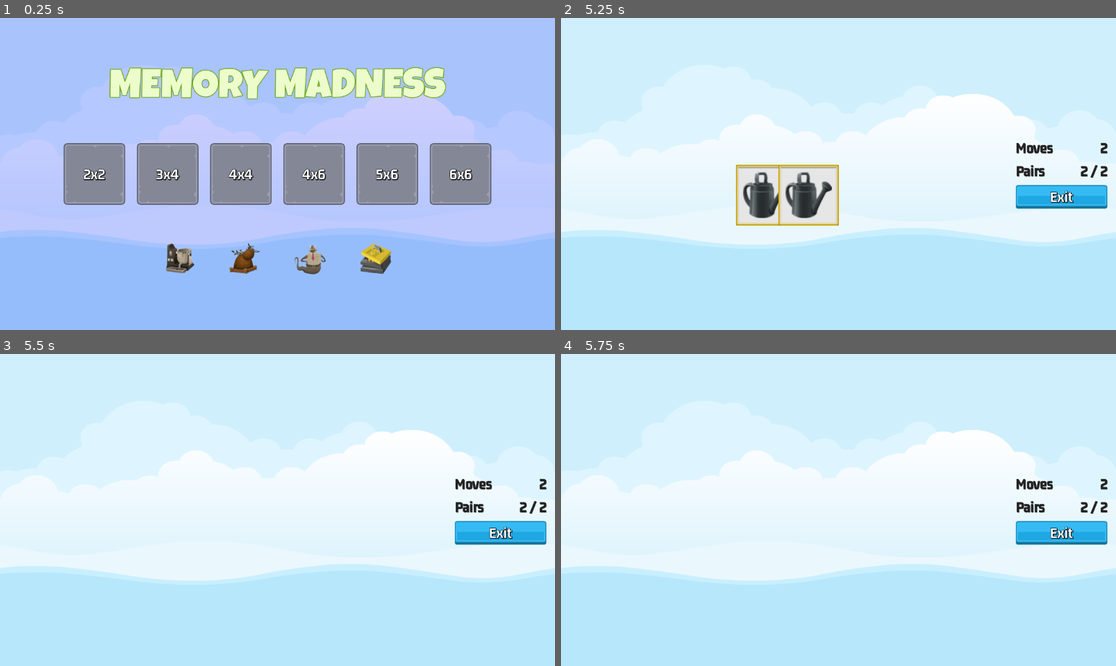
Above: before the commit, frames 1-4 (two rows, left to right).
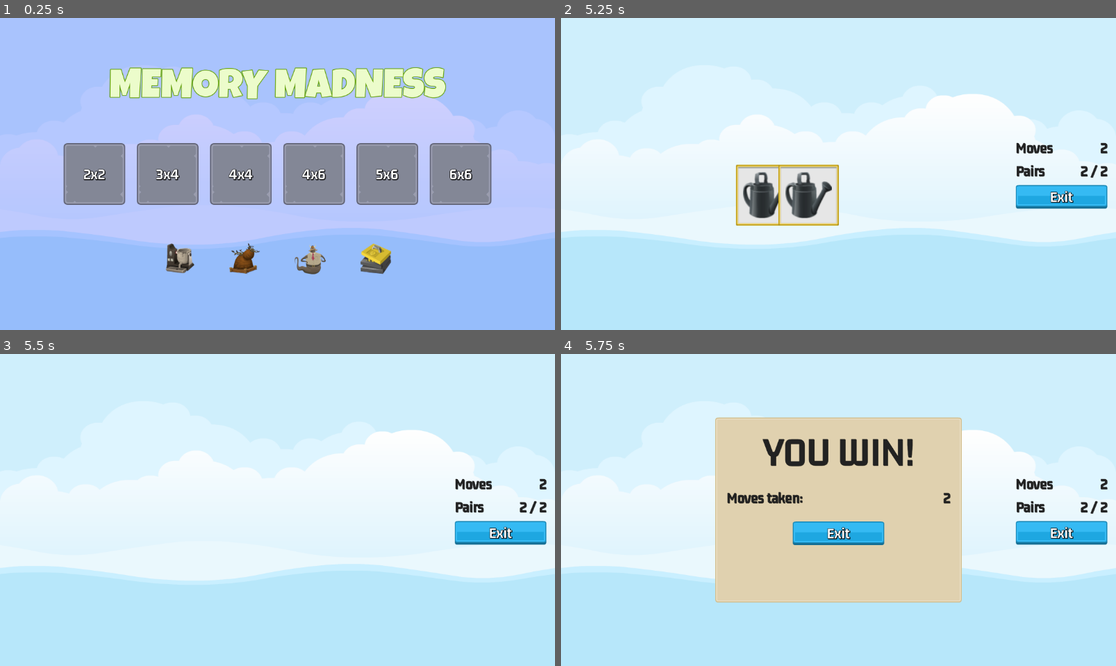
Above: after the commit, the same moments.

Repository: bluewind109/Memory-Madness
Game: Godot game, scene res://master_scene/master_scene.tscn
Two runs of this game, one before a commit and one after it. Both use one fixed random seed, a clock stepped at 60 frames per second and the inputs below.
Inputs (mouse positions are in pixels of both pictures, inside the frame that each line leads up to):
- Up to frame 1 (0.25 s): no input
- Up to frame 2 (5.25 s): click "2x2" at 0.5 s; click (766, 152) at 1.25 s; click (810, 152) at 2.02 s; click (766, 195) at 2.77 s; click (810, 195) at 3.52 s; click (766, 195) at 4.27 s
- Up to frame 3 (5.5 s): no input
- Up to frame 4 (5.75 s): no input

Frames 1-3 are identical in both runs. In frame 4, 26% of the frame differs, in the area x 27-73%, y 20-80%.

Commit message:
Implement game over transition to main

Diff:
--- a/game_over/game_over.gd
+++ b/game_over/game_over.gd
@@ -4,7 +4,11 @@
 
 # Called when the node enters the scene tree for the first time.
 func _ready():
-	pass # Replace with function body.
+	SignalManager.on_game_over.connect(on_game_over)
+
+func on_game_over(moves: int) -> void:
+	moves_taken_label.text = str(moves)
+	show()
 
 func _on_exit_button_pressed():
 	hide()
--- a/master_scene/master_scene.gd
+++ b/master_scene/master_scene.gd
@@ -18,6 +18,6 @@
 	GameManager.clear_nodes_of_group(GameManager.GROUP_TILE)
 	SoundManager.play_sound(bgm, SoundManager.SOUND_MAIN_MENU)
 
-func on_level_selected(level_num: int) -> void:
+func on_level_selected(_level_num: int) -> void:
 	show_game(true)
 	SoundManager.play_sound(bgm, SoundManager.SOUND_IN_GAME)
--- a/scorer/scorer.gd
+++ b/scorer/scorer.gd
@@ -64,6 +64,10 @@
 	for selection in _selections:
 		selection.reveal(false)
 
+func check_game_over() -> void:
+	if (_pairs_made >= _target_pairs):
+		SignalManager.on_game_over.emit(_moves_made)
+
 func on_tile_selected(tile: MemoryTile) -> void:
 	if (tile.get_can_select() == false): return
 
@@ -80,6 +84,7 @@
 	):
 		hide_selections()
 	_selections.clear()
+	check_game_over()
 	SignalManager.on_selection_enabled.emit()
 
 func on_game_exit_pressed() -> void:
--- a/singletons/signal_manager.gd
+++ b/singletons/signal_manager.gd
@@ -5,3 +5,4 @@
 signal on_selection_enabled
 signal on_selection_disabled
 signal on_tile_selected(tile: MemoryTile)
+signal on_game_over(moves: int)
